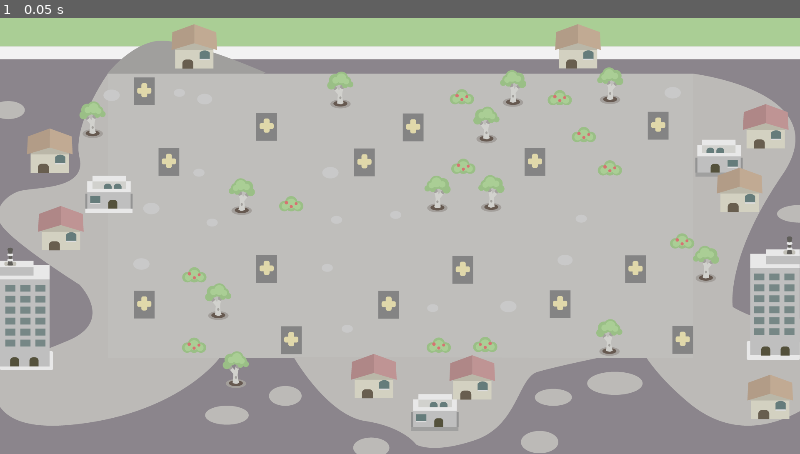
Above: before the commit, frame 1.
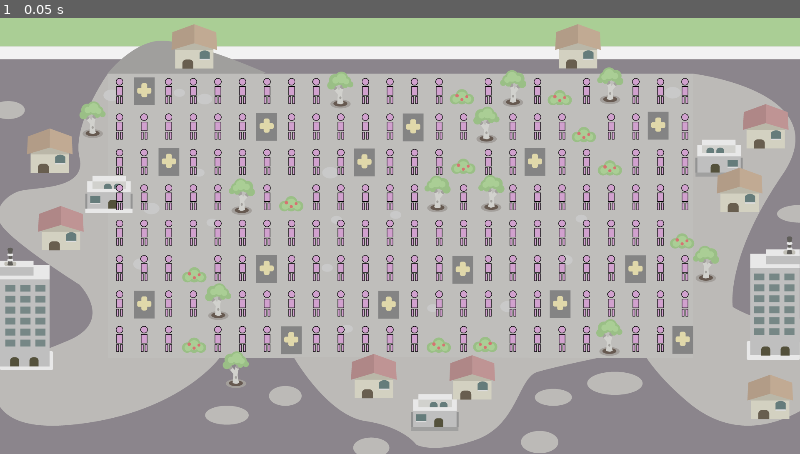
Above: after the commit, the same moment.

Repository: zur11/PolitixProject
Game: Godot game, scene res://main.tscn
Two runs of this game, one before a commit and one after it. Both use one fixed random seed, a clock stepped at 60 frames per second and the inputs below.
Inputs:
- Up to frame 1 (0.05 s): no input

The runs differ from the first frame. In frame 1, 7.4% of the frame differs, in the area x 14-87%, y 13-77%.
Error before the commit: Invalid access to property or key 'request_object_in_position' on a base object of type 'Nil'. (res://screens/game_screen/grid/grid.gd:18)
Error after the commit: Invalid access to property or key 'request_neigbors' on a base object of type 'CharacterBody2D (Citizen)'. (res://screens/game_screen/grid/grid.gd:39)

Commit message:
demo commit

Diff:
--- a/game_objects/game_object/game_object.gd
+++ b/game_objects/game_object/game_object.gd
@@ -1,19 +1,27 @@
 class_name GameObject extends CharacterBody2D
 
-signal request_object_in_position(position: Vector2)
+signal request_neighbors(grid_position: Vector2)
 
-var neigbors: Array[Neigbor]
+var neighbors: Array[Neighbor]
 var grid_position: Vector2
 
+var messages_to_send: Array[Message]
+
+func _ready():
+	add_to_group("game_objects")
+
 func send_message():
+	for message in messages_to_send:
+		for neighbor in neighbors:
+			if message.direction == neighbor.direction:
+				neighbor.game_object.recibe_message(message)
+
+func recibe_message(message: Message):
 	pass
+
 
 func analyze_recibed_messages():
 	pass
 
-func set_neigbors():
-	pass
-
-class Neigbor:
-	var direction: GlobalConstants.cardinal_points
-	var game_object: GameObject
+func set_neigbors(n:Array[Neighbor]):
+	neighbors = n
--- a/game_objects/inputs/inputs.gd
+++ b/game_objects/inputs/inputs.gd
@@ -1,6 +1,11 @@
 class_name Inputs extends Node2D
 
-func set_input(input_position: GlobalConstants.cardinal_points, message: Message):
-	var input_name = GlobalConstants.get_cardinal_name(input_position)
-	print("x", input_name)
+var recibed_messages: Array[Message]
+
+func add_message(message: Message):
+	var input_name = GlobalConstants.get_cardinal_name(message.direction)
+	recibed_messages.append(message)
 	get_node(input_name).get_child(0).visible = true
+
+func get_messages():
+	return recibed_messages
--- a/game_objects/message/message.gd
+++ b/game_objects/message/message.gd
@@ -1,3 +1,4 @@
 class_name Message extends Resource
 
 @export var energy : int = 3
+@export var direction: GlobalConstants.cardinal_points
--- /dev/null
+++ b/game_objects/neighbors/neighbors.gd
@@ -0,0 +1,4 @@
+class_name Neighbor extends Resource
+
+var direction: GlobalConstants.cardinal_points
+var game_object: GameObject
--- a/game_objects/propagators/citizen/citizen.gd
+++ b/game_objects/propagators/citizen/citizen.gd
@@ -1,5 +1,5 @@
-extends CharacterBody2D
+class_name Citizen extends Propagator
 
 func _ready():
 	var inputs : Inputs = get_node("Inputs") as Inputs
-	inputs.set_input(GlobalConstants.cardinal_points.E, Message.new())
+	#inputs.set_input(GlobalConstants.cardinal_points.E, Message.new())
--- a/game_objects/propagators/propagator/propagator.gd
+++ b/game_objects/propagators/propagator/propagator.gd
@@ -1,5 +1,6 @@
-extends CharacterBody2D
+class_name Propagator extends GameObject
 
 @onready var inputs: Inputs = get_node("Inputs") as Inputs
 
-var messages_to_send
+func analyze_recibed_messages():
+	messages_to_send = inputs.get_messages()
--- a/game_objects/test_emitter/test_emitter.gd
+++ b/game_objects/test_emitter/test_emitter.gd
@@ -1,7 +1,6 @@
 class_name TestEmitter extends GameObject
 
 var grid : Grid
-var grid_position : Vector2
 var player : Player
 
 func request_object_position():
--- a/screens/game_screen/game_screen.gd
+++ b/screens/game_screen/game_screen.gd
@@ -15,9 +15,9 @@
 
 func _process(_delta):
 	if first_turn_performed and second_turn_performed:
-		_make_turn_calculations()
 		first_turn_performed = false
 		second_turn_performed = false
+		_make_turn_calculations()
 
 func _on_emitter_placed_in_grid():
 	if not first_turn_performed:
@@ -26,7 +26,7 @@
 		second_turn_performed = true
 
 func _make_turn_calculations():
-	printt("Next turn")
+	get_tree().call_group("game_objects", "analyze_recibed_messages")
 
 func execute_player_turn():
 	pass
--- a/screens/game_screen/game_screen.tscn
+++ b/screens/game_screen/game_screen.tscn
@@ -27,4 +27,580 @@
 offset_bottom = 845.0
 theme_override_constants/h_separation = 1
 
+[node name="Cell1" parent="Grid" index="0"]
+cell_type = "citycen"
+
+[node name="Cell2" parent="Grid" index="1"]
+cell_type = "emptyable"
+
+[node name="Cell3" parent="Grid" index="2"]
+cell_type = "citycen"
+
+[node name="Cell4" parent="Grid" index="3"]
+cell_type = "citycen"
+
+[node name="Cell5" parent="Grid" index="4"]
+cell_type = "citycen"
+
+[node name="Cell6" parent="Grid" index="5"]
+cell_type = "citycen"
+
+[node name="Cell7" parent="Grid" index="6"]
+cell_type = "citycen"
+
+[node name="Cell8" parent="Grid" index="7"]
+cell_type = "citycen"
+
+[node name="Cell9" parent="Grid" index="8"]
+cell_type = "citycen"
+
+[node name="Cell10" parent="Grid" index="9"]
+cell_type = "decoration"
+
+[node name="Cell11" parent="Grid" index="10"]
+cell_type = "citycen"
+
+[node name="Cell12" parent="Grid" index="11"]
+cell_type = "citycen"
+
+[node name="Cell13" parent="Grid" index="12"]
+cell_type = "citycen"
+
+[node name="Cell14" parent="Grid" index="13"]
+cell_type = "citycen"
+
+[node name="Cell15" parent="Grid" index="14"]
+cell_type = "decoration"
+
+[node name="Cell16" parent="Grid" index="15"]
+cell_type = "citycen"
+
+[node name="Cell17" parent="Grid" index="16"]
+cell_type = "decoration"
+
+[node name="Cell18" parent="Grid" index="17"]
+cell_type = "citycen"
+
+[node name="Cell19" parent="Grid" index="18"]
+cell_type = "decoration"
+
+[node name="Cell20" parent="Grid" index="19"]
+cell_type = "citycen"
+
+[node name="Cell21" parent="Grid" index="20"]
+cell_type = "decoration"
+
+[node name="Cell22" parent="Grid" index="21"]
+cell_type = "citycen"
+
+[node name="Cell23" parent="Grid" index="22"]
+cell_type = "citycen"
+
+[node name="Cell24" parent="Grid" index="23"]
+cell_type = "citycen"
+
+[node name="Cell25" parent="Grid" index="24"]
+cell_type = "citycen"
+
+[node name="Cell26" parent="Grid" index="25"]
+cell_type = "citycen"
+
+[node name="Cell27" parent="Grid" index="26"]
+cell_type = "citycen"
+
+[node name="Cell28" parent="Grid" index="27"]
+cell_type = "citycen"
+
+[node name="Cell29" parent="Grid" index="28"]
+cell_type = "citycen"
+
+[node name="Cell30" parent="Grid" index="29"]
+cell_type = "citycen"
+
+[node name="Cell31" parent="Grid" index="30"]
+cell_type = "emptyable"
+
+[node name="Cell32" parent="Grid" index="31"]
+cell_type = "citycen"
+
+[node name="Cell33" parent="Grid" index="32"]
+cell_type = "citycen"
+
+[node name="Cell34" parent="Grid" index="33"]
+cell_type = "citycen"
+
+[node name="Cell35" parent="Grid" index="34"]
+cell_type = "citycen"
+
+[node name="Cell36" parent="Grid" index="35"]
+cell_type = "citycen"
+
+[node name="Cell37" parent="Grid" index="36"]
+cell_type = "emptyable"
+
+[node name="Cell38" parent="Grid" index="37"]
+cell_type = "citycen"
+
+[node name="Cell39" parent="Grid" index="38"]
+cell_type = "citycen"
+
+[node name="Cell40" parent="Grid" index="39"]
+cell_type = "decoration"
+
+[node name="Cell41" parent="Grid" index="40"]
+cell_type = "citycen"
+
+[node name="Cell42" parent="Grid" index="41"]
+cell_type = "citycen"
+
+[node name="Cell43" parent="Grid" index="42"]
+cell_type = "citycen"
+
+[node name="Cell44" parent="Grid" index="43"]
+cell_type = "decoration"
+
+[node name="Cell45" parent="Grid" index="44"]
+cell_type = "citycen"
+
+[node name="Cell46" parent="Grid" index="45"]
+cell_type = "citycen"
+
+[node name="Cell47" parent="Grid" index="46"]
+cell_type = "emptyable"
+
+[node name="Cell48" parent="Grid" index="47"]
+cell_type = "citycen"
+
+[node name="Cell49" parent="Grid" index="48"]
+cell_type = "citycen"
+
+[node name="Cell50" parent="Grid" index="49"]
+cell_type = "citycen"
+
+[node name="Cell51" parent="Grid" index="50"]
+cell_type = "emptyable"
+
+[node name="Cell52" parent="Grid" index="51"]
+cell_type = "citycen"
+
+[node name="Cell53" parent="Grid" index="52"]
+cell_type = "citycen"
+
+[node name="Cell54" parent="Grid" index="53"]
+cell_type = "citycen"
+
+[node name="Cell55" parent="Grid" index="54"]
+cell_type = "citycen"
+
+[node name="Cell56" parent="Grid" index="55"]
+cell_type = "citycen"
+
+[node name="Cell57" parent="Grid" index="56"]
+cell_type = "citycen"
+
+[node name="Cell58" parent="Grid" index="57"]
+cell_type = "citycen"
+
+[node name="Cell59" parent="Grid" index="58"]
+cell_type = "emptyable"
+
+[node name="Cell60" parent="Grid" index="59"]
+cell_type = "citycen"
+
+[node name="Cell61" parent="Grid" index="60"]
+cell_type = "citycen"
+
+[node name="Cell62" parent="Grid" index="61"]
+cell_type = "citycen"
+
+[node name="Cell63" parent="Grid" index="62"]
+cell_type = "decoration"
+
+[node name="Cell64" parent="Grid" index="63"]
+cell_type = "citycen"
+
+[node name="Cell65" parent="Grid" index="64"]
+cell_type = "citycen"
+
+[node name="Cell66" parent="Grid" index="65"]
+cell_type = "emptyable"
+
+[node name="Cell67" parent="Grid" index="66"]
+cell_type = "citycen"
+
+[node name="Cell68" parent="Grid" index="67"]
+cell_type = "citycen"
+
+[node name="Cell69" parent="Grid" index="68"]
+cell_type = "decoration"
+
+[node name="Cell70" parent="Grid" index="69"]
+cell_type = "citycen"
+
+[node name="Cell71" parent="Grid" index="70"]
+cell_type = "citycen"
+
+[node name="Cell72" parent="Grid" index="71"]
+cell_type = "citycen"
+
+[node name="Cell73" parent="Grid" index="72"]
+cell_type = "citycen"
+
+[node name="Cell74" parent="Grid" index="73"]
+cell_type = "citycen"
+
+[node name="Cell75" parent="Grid" index="74"]
+cell_type = "citycen"
+
+[node name="Cell76" parent="Grid" index="75"]
+cell_type = "citycen"
+
+[node name="Cell77" parent="Grid" index="76"]
+cell_type = "citycen"
+
+[node name="Cell78" parent="Grid" index="77"]
+cell_type = "decoration"
+
+[node name="Cell79" parent="Grid" index="78"]
+cell_type = "citycen"
+
+[node name="Cell80" parent="Grid" index="79"]
+cell_type = "decoration"
+
+[node name="Cell81" parent="Grid" index="80"]
+cell_type = "citycen"
+
+[node name="Cell82" parent="Grid" index="81"]
+cell_type = "citycen"
+
+[node name="Cell83" parent="Grid" index="82"]
+cell_type = "citycen"
+
+[node name="Cell84" parent="Grid" index="83"]
+cell_type = "citycen"
+
+[node name="Cell85" parent="Grid" index="84"]
+cell_type = "citycen"
+
+[node name="Cell86" parent="Grid" index="85"]
+cell_type = "decoration"
+
+[node name="Cell87" parent="Grid" index="86"]
+cell_type = "citycen"
+
+[node name="Cell88" parent="Grid" index="87"]
+cell_type = "decoration"
+
+[node name="Cell89" parent="Grid" index="88"]
+cell_type = "citycen"
+
+[node name="Cell90" parent="Grid" index="89"]
+cell_type = "citycen"
+
+[node name="Cell91" parent="Grid" index="90"]
+cell_type = "citycen"
+
+[node name="Cell92" parent="Grid" index="91"]
+cell_type = "citycen"
+
+[node name="Cell93" parent="Grid" index="92"]
+cell_type = "citycen"
+
+[node name="Cell94" parent="Grid" index="93"]
+cell_type = "citycen"
+
+[node name="Cell95" parent="Grid" index="94"]
+cell_type = "citycen"
+
+[node name="Cell96" parent="Grid" index="95"]
+cell_type = "citycen"
+
+[node name="Cell97" parent="Grid" index="96"]
+cell_type = "citycen"
+
+[node name="Cell98" parent="Grid" index="97"]
+cell_type = "citycen"
+
+[node name="Cell99" parent="Grid" index="98"]
+cell_type = "citycen"
+
+[node name="Cell100" parent="Grid" index="99"]
+cell_type = "citycen"
+
+[node name="Cell101" parent="Grid" index="100"]
+cell_type = "citycen"
+
+[node name="Cell102" parent="Grid" index="101"]
+cell_type = "citycen"
+
+[node name="Cell103" parent="Grid" index="102"]
+cell_type = "citycen"
+
+[node name="Cell104" parent="Grid" index="103"]
+cell_type = "citycen"
+
+[node name="Cell105" parent="Grid" index="104"]
+cell_type = "citycen"
+
+[node name="Cell106" parent="Grid" index="105"]
+cell_type = "citycen"
+
+[node name="Cell107" parent="Grid" index="106"]
+cell_type = "citycen"
+
+[node name="Cell108" parent="Grid" index="107"]
+cell_type = "citycen"
+
+[node name="Cell109" parent="Grid" index="108"]
+cell_type = "citycen"
+
+[node name="Cell110" parent="Grid" index="109"]
+cell_type = "citycen"
+
+[node name="Cell111" parent="Grid" index="110"]
+cell_type = "citycen"
+
+[node name="Cell112" parent="Grid" index="111"]
+cell_type = "citycen"
+
+[node name="Cell113" parent="Grid" index="112"]
+cell_type = "citycen"
+
+[node name="Cell114" parent="Grid" index="113"]
+cell_type = "citycen"
+
+[node name="Cell115" parent="Grid" index="114"]
+cell_type = "citycen"
+
+[node name="Cell116" parent="Grid" index="115"]
+cell_type = "citycen"
+
+[node name="Cell117" parent="Grid" index="116"]
+cell_type = "citycen"
+
+[node name="Cell118" parent="Grid" index="117"]
+cell_type = "citycen"
+
+[node name="Cell119" parent="Grid" index="118"]
+cell_type = "citycen"
+
+[node name="Cell120" parent="Grid" index="119"]
+cell_type = "decoration"
+
+[node name="Cell121" parent="Grid" index="120"]
+cell_type = "citycen"
+
+[node name="Cell122" parent="Grid" index="121"]
+cell_type = "citycen"
+
+[node name="Cell123" parent="Grid" index="122"]
+cell_type = "citycen"
+
+[node name="Cell124" parent="Grid" index="123"]
+cell_type = "decoration"
+
+[node name="Cell125" parent="Grid" index="124"]
+cell_type = "citycen"
+
+[node name="Cell126" parent="Grid" index="125"]
+cell_type = "citycen"
+
+[node name="Cell127" parent="Grid" index="126"]
+cell_type = "emptyable"
+
+[node name="Cell128" parent="Grid" index="127"]
+cell_type = "citycen"
+
+[node name="Cell129" parent="Grid" index="128"]
+cell_type = "citycen"
+
+[node name="Cell130" parent="Grid" index="129"]
+cell_type = "citycen"
+
+[node name="Cell131" parent="Grid" index="130"]
+cell_type = "citycen"
+
+[node name="Cell132" parent="Grid" index="131"]
+cell_type = "citycen"
+
+[node name="Cell133" parent="Grid" index="132"]
+cell_type = "citycen"
+
+[node name="Cell134" parent="Grid" index="133"]
+cell_type = "citycen"
+
+[node name="Cell135" parent="Grid" index="134"]
+cell_type = "emptyable"
+
+[node name="Cell136" parent="Grid" index="135"]
+cell_type = "citycen"
+
+[node name="Cell137" parent="Grid" index="136"]
+cell_type = "citycen"
+
+[node name="Cell138" parent="Grid" index="137"]
+cell_type = "citycen"
+
+[node name="Cell139" parent="Grid" index="138"]
+cell_type = "citycen"
+
+[node name="Cell140" parent="Grid" index="139"]
+cell_type = "citycen"
+
+[node name="Cell141" parent="Grid" index="140"]
+cell_type = "citycen"
+
+[node name="Cell142" parent="Grid" index="141"]
+cell_type = "emptyable"
+
+[node name="Cell143" parent="Grid" index="142"]
+cell_type = "citycen"
+
+[node name="Cell144" parent="Grid" index="143"]
+cell_type = "citycen"
+
+[node name="Cell145" parent="Grid" index="144"]
+cell_type = "citycen"
+
+[node name="Cell146" parent="Grid" index="145"]
+cell_type = "emptyable"
+
+[node name="Cell147" parent="Grid" index="146"]
+cell_type = "citycen"
+
+[node name="Cell148" parent="Grid" index="147"]
+cell_type = "citycen"
+
+[node name="Cell149" parent="Grid" index="148"]
+cell_type = "decoration"
+
+[node name="Cell150" parent="Grid" index="149"]
+cell_type = "citycen"
+
+[node name="Cell151" parent="Grid" index="150"]
+cell_type = "citycen"
+
+[node name="Cell152" parent="Grid" index="151"]
+cell_type = "citycen"
+
+[node name="Cell153" parent="Grid" index="152"]
+cell_type = "citycen"
+
+[node name="Cell154" parent="Grid" index="153"]
+cell_type = "citycen"
+
+[node name="Cell155" parent="Grid" index="154"]
+cell_type = "citycen"
+
+[node name="Cell156" parent="Grid" index="155"]
+cell_type = "emptyable"
+
+[node name="Cell157" parent="Grid" index="156"]
+cell_type = "citycen"
+
+[node name="Cell158" parent="Grid" index="157"]
+cell_type = "citycen"
+
+[node name="Cell159" parent="Grid" index="158"]
+cell_type = "citycen"
+
+[node name="Cell160" parent="Grid" index="159"]
+cell_type = "citycen"
+
+[node name="Cell161" parent="Grid" index="160"]
+cell_type = "citycen"
+
+[node name="Cell162" parent="Grid" index="161"]
+cell_type = "citycen"
+
+[node name="Cell163" parent="Grid" index="162"]
+cell_type = "emptyable"
+
+[node name="Cell164" parent="Grid" index="163"]
+cell_type = "citycen"
+
+[node name="Cell165" parent="Grid" index="164"]
+cell_type = "citycen"
+
+[node name="Cell166" parent="Grid" index="165"]
+cell_type = "citycen"
+
+[node name="Cell167" parent="Grid" index="166"]
+cell_type = "citycen"
+
+[node name="Cell168" parent="Grid" index="167"]
+cell_type = "citycen"
+
+[node name="Cell169" parent="Grid" index="168"]
+cell_type = "citycen"
+
+[node name="Cell170" parent="Grid" index="169"]
+cell_type = "citycen"
+
+[node name="Cell171" parent="Grid" index="170"]
+cell_type = "citycen"
+
+[node name="Cell172" parent="Grid" index="171"]
+cell_type = "decoration"
+
+[node name="Cell173" parent="Grid" index="172"]
+cell_type = "citycen"
+
+[node name="Cell174" parent="Grid" index="173"]
+cell_type = "citycen"
+
+[node name="Cell175" parent="Grid" index="174"]
+cell_type = "citycen"
+
+[node name="Cell176" parent="Grid" index="175"]
+cell_type = "emptyable"
+
+[node name="Cell177" parent="Grid" index="176"]
+cell_type = "citycen"
+
+[node name="Cell178" parent="Grid" index="177"]
+cell_type = "citycen"
+
+[node name="Cell179" parent="Grid" index="178"]
+cell_type = "citycen"
+
+[node name="Cell180" parent="Grid" index="179"]
+cell_type = "citycen"
+
+[node name="Cell181" parent="Grid" index="180"]
+cell_type = "citycen"
+
+[node name="Cell182" parent="Grid" index="181"]
+cell_type = "decoration"
+
+[node name="Cell183" parent="Grid" index="182"]
+cell_type = "citycen"
+
+[node name="Cell184" parent="Grid" index="183"]
+cell_type = "decoration"
+
+[node name="Cell185" parent="Grid" index="184"]
+cell_type = "citycen"
+
+[node name="Cell186" parent="Grid" index="185"]
+cell_type = "citycen"
+
+[node name="Cell187" parent="Grid" index="186"]
+cell_type = "citycen"
+
+[node name="Cell188" parent="Grid" index="187"]
+cell_type = "citycen"
+
+[node name="Cell189" parent="Grid" index="188"]
+cell_type = "decoration"
+
+[node name="Cell190" parent="Grid" index="189"]
+cell_type = "citycen"
+
+[node name="Cell191" parent="Grid" index="190"]
+cell_type = "citycen"
+
+[node name="Cell192" parent="Grid" index="191"]
+cell_type = "emptyable"
+
 [editable path="Grid"]
--- a/screens/game_screen/grid/cell/cell.gd
+++ b/screens/game_screen/grid/cell/cell.gd
@@ -1,8 +1,9 @@
+@tool
 class_name Cell extends TextureButton
 
 signal empty_cell_pressed
 
-@export_enum("emptyableCell", "bussinessManCell", "bussinessWomanCell", "malePropagatorCell","femalePropagatorCell", "vegetableCell") var cell_type : String = "emptyableCell"
+@export_enum("emptyable", "citycen", "bussinessMan", "decoration") var cell_type : String = "emptyable"
 
 var is_empty : bool
 
@@ -29,12 +30,11 @@
 
 func _ready():
 	grid_child_number = self.get_index()
-#	print(grid_position)
 	match cell_type:
-		"emptyableCell":
+		"emptyable":
 			is_empty = true
-#		"bussinessManCell":
-#			cell_occupant =
+		"citycen":
+			cell_occupant = load("res://game_objects/propagators/citizen/citizen.tscn").instantiate()
 
 func _set_cell_occupant(occupant : Node):
 	cell_occupant = occupant
@@ -48,6 +48,7 @@
 	cell_occupant.position += Vector2(29, 41)
 
 func _on_pressed():
+	print(grid_child_number, is_empty, cell_type)
 	if not is_empty: return
 
 	empty_cell_pressed.emit()
--- a/screens/game_screen/grid/cell/cell.tscn
+++ b/screens/game_screen/grid/cell/cell.tscn
@@ -8,6 +8,7 @@
 [node name="Cell" type="TextureButton"]
 custom_minimum_size = Vector2(58, 82)
 script = ExtResource("1_k6ojk")
+cell_type = "emptyableCell"
 
 [node name="Area2D" type="Area2D" parent="."]
 position = Vector2(29, 41)
--- a/screens/game_screen/grid/grid.gd
+++ b/screens/game_screen/grid/grid.gd
@@ -1,25 +1,46 @@
+@tool
 class_name Grid extends GridContainer
 
 signal emitter_placed_in_grid
 
-func get_object_in_position(requester_object: GameObject, requested_object_position: Vector2):
-	var requested_object : GameObject
+func send_neighbors(requested_grid_position:Vector2):
+	var neigbors : Array[Neighbor]
+	var requester_object: GameObject
+	for ii in range(requested_grid_position.x- 1, requested_grid_position.x + 1):
+		for jj in range(requested_grid_position.y- 1, requested_grid_position.y + 1):
+			var new_neigbor = Neighbor.new()
+			if ii == -1 and jj == -1: new_neigbor.direction = GlobalConstants.cardinal_points.NW
+			if ii == -1 and jj == 0: new_neigbor.direction = GlobalConstants.cardinal_points.N
+			if ii == -1 and jj == 1: new_neigbor.direction = GlobalConstants.cardinal_points.NE
+			if ii == 0 and jj == -1: new_neigbor.direction = GlobalConstants.cardinal_points.W
+			if ii == 0 and jj == 0: requester_object = get_element_by_position(Vector2(ii,jj))
+			if ii == 0 and jj == 1: new_neigbor.direction = GlobalConstants.cardinal_points.E
+			if ii == 1 and jj == -1: new_neigbor.direction = GlobalConstants.cardinal_points.SW
+			if ii == 1 and jj == 0: new_neigbor.direction = GlobalConstants.cardinal_points.S
+			if ii == 1 and jj == 1: new_neigbor.direction = GlobalConstants.cardinal_points.W
 
+			new_neigbor.game_object = get_element_by_position(Vector2(ii,jj))
+			neigbors.append(new_neigbor)
+	requester_object.set_neigbors(neigbors)
+
+func get_element_by_position(requested_object_position) -> GameObject:
+	var requested_object
 	for cell in self.get_children() as Array[Cell]:
+		if cell.cell.cell_occupant == null:
+			requested_object = null
 		if cell.cell_occupant.grid_position == requested_object_position:
 			requested_object = cell.cell_occupant
 			break
-
-	printt(requested_object.grid_position)
-
+	return requested_object
 func _ready():
 	for cell in self.get_children() as Array[Cell]:
 		cell.empty_cell_pressed.connect(_on_empty_cell_pressed.bind(cell))
-		cell.cell_occupant.request_object_in_position.connect(get_object_in_position)
+		if cell.cell_occupant:
+			cell.cell_occupant.request_neigbors.connect(send_neighbors)
 	get_child(0).is_empty = true
 
 func _on_empty_cell_pressed(cell : Cell):
 	var test_emitter : CharacterBody2D = load("res://game_objects/test_emitter/test_emitter.tscn").instantiate()
 	cell.cell_occupant = test_emitter
-	cell.cell_occupant.request_object_in_position.connect(get_object_in_position)
+	cell.cell_occupant.request_neigbors.connect(send_neighbors)
 	emitter_placed_in_grid.emit()
--- a/screens/test_screen/test_screen.tscn
+++ b/screens/test_screen/test_screen.tscn
@@ -1,7 +1,7 @@
 [gd_scene load_steps=3 format=3 uid="uid://c746q3nh7u4ku"]
 
 [ext_resource type="Script" path="res://screens/test_screen/test_screen.gd" id="1_6budt"]
-[ext_resource type="PackedScene" uid="uid://dgx8noywhjkra" path="res://game_objects/propagator/citizen/citizen.tscn" id="2_vdvh8"]
+[ext_resource type="PackedScene" uid="uid://dgx8noywhjkra" path="res://game_objects/propagators/citizen/citizen.tscn" id="2_vdvh8"]
 
 [node name="TestScreen" type="Control"]
 layout_mode = 3
